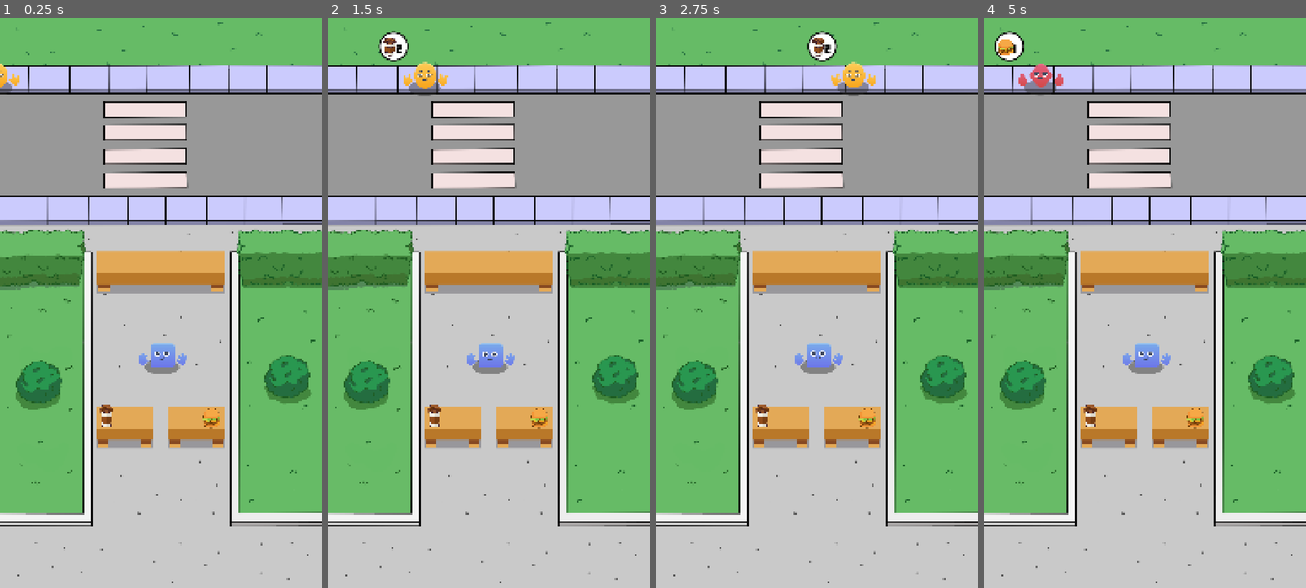
Above: before the commit, frames 1-4 (left to right).
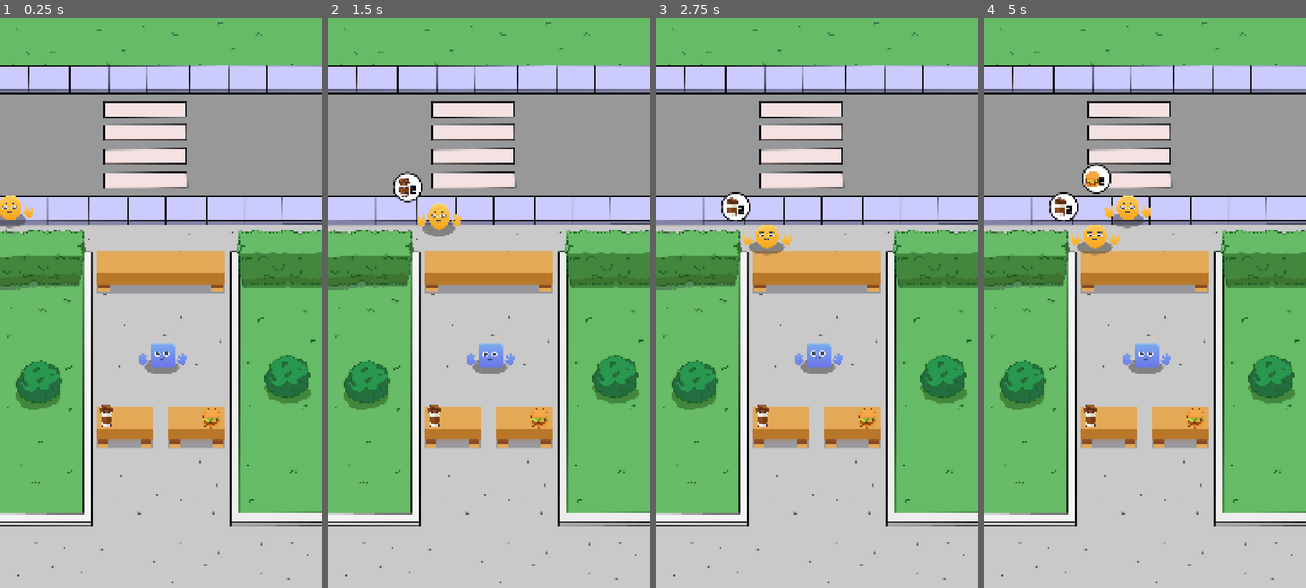
Above: after the commit, the same moments.

Repository: YaghoJP/tyconn-game
Game: Godot game, scene res://scenes/world.tscn
The game is run twice, just before and just after one commit, with the same random seed, the same clock (stepped at 60 frames per second) and the same inputs.
Inputs:
- Up to frame 1 (0.25 s): no input
- Up to frame 2 (1.5 s): no input
- Up to frame 3 (2.75 s): no input
- Up to frame 4 (5 s): no input

The runs differ from the first frame. In frame 1, 0.6% of the frame differs, in the area x 0-11%, y 8-37%; in frame 2, 1.7%; in frame 3, 1.7%; in frame 4, 2.5%, in the area x 3-52%, y 2-42%.

Commit message:
Move customer to counter

Diff:
--- a/costumer/customer.gd
+++ b/costumer/customer.gd
@@ -31,6 +31,7 @@
 	_tween.tween_property(self, "position", counterPosition, 1.0)
 	_tween.tween_interval(0.5)
 
+	_tween.finished.connect(func (): _animation.play("idle"))
 
 func setSprites(_data: CustomerData) -> void:
 	_body.texture = _data.body
@@ -42,10 +43,7 @@
 	_itemBox.show()
 	_itemTexture.texture = requestItem.spriteItem
 	_itemLabel.text = str(requestQuantity)
-	pass
 
 func playMoveAnimation() -> void:
 
 	_animation.play("move")
-
-	pass
--- /dev/null
+++ b/managers/counter_manager.gd
@@ -0,0 +1,26 @@
+extends Node
+class_name CounterManager
+
+@export_category("Variables")
+@export var counterPosition: Array[Marker2D]
+
+var counter: Dictionary[int, Customer] = {
+	0:null,
+	1:null,
+	2:null,
+	3:null,
+}
+
+func getFreePosition() -> int:
+	for key in counter:
+		if counter[key] == null:
+			return key
+	return -1
+
+func assignCustomer(customer: Customer) -> void:
+	var position: int = getFreePosition()
+	if position == -1:
+		return
+	counter[position] = customer
+	var freeCounterPos:Vector2 = counterPosition[position].position
+	customer.counterPosition = freeCounterPos
--- a/managers/customer_manager.gd
+++ b/managers/customer_manager.gd
@@ -5,6 +5,7 @@
 @export var _customersSpawnPos: Array[Marker2D]
 @export var _customersSprites: Array[CustomerData]
 @export var _customerScene: PackedScene
+@export var _counterManager: CounterManager
 
 func _ready() -> void:
 	spawnCustomer()
@@ -20,14 +21,19 @@
 	var _randomItem: Item = GameManager.getRandomItem()
 	_customer.initCustomer(_randomItem, _randomQuantity)
 
-	var _randomStartPosition: Marker2D = _customersSpawnPos.pick_random()
-	_customer.position = _randomStartPosition.position
+	if _counterManager.getFreePosition() != -1:
+		_customer.position = _customersSpawnPos[1].position
+		_counterManager.assignCustomer(_customer)
+		_customer.moveToCounter()
+	else:
+		var _randomStartPosition: Marker2D = _customersSpawnPos.pick_random()
+		_customer.position = _randomStartPosition.position
 
-	_customer.playMoveAnimation()
+		_customer.playMoveAnimation()
 
-	var _tween: Tween = create_tween()
-	_tween.tween_property(_customer, "position", _customer.position + Vector2.RIGHT * 1350, 5.0)
-	_tween.finished.connect(func (): _customer.queue_free())
+		var _tween: Tween = create_tween()
+		_tween.tween_property(_customer, "position", _customer.position + Vector2.RIGHT * 1350, 5.0)
+		_tween.finished.connect(func (): _customer.queue_free())
 
 func _on_spawn_timer_timeout() -> void:
 	spawnCustomer()
--- a/scenes/world.tscn
+++ b/scenes/world.tscn
@@ -14,6 +14,7 @@
 [ext_resource type="Resource" uid="uid://c0tehcacfhdqy" path="res://data/customer_red.tres" id="12_7t5mc"]
 [ext_resource type="Resource" uid="uid://cg8s5c16d4cr5" path="res://data/customer_yellow.tres" id="13_lakw3"]
 [ext_resource type="PackedScene" uid="uid://caotjj77v8uhc" path="res://costumer/customer.tscn" id="14_o8fc1"]
+[ext_resource type="Script" uid="uid://knq1rvjht3mt" path="res://managers/counter_manager.gd" id="15_xo05s"]
 
 [node name="World" type="Node2D"]
 
@@ -49,11 +50,12 @@
 [node name="Cashier" parent="." instance=ExtResource("6_i7141")]
 position = Vector2(542, 1141)
 
-[node name="CustomerManager" type="Node" parent="." node_paths=PackedStringArray("_customersSpawnPos")]
+[node name="CustomerManager" type="Node" parent="." node_paths=PackedStringArray("_customersSpawnPos", "_counterManager")]
 script = ExtResource("7_4mrxx")
 _customersSpawnPos = [NodePath("TopSpawnPosition"), NodePath("BottomSpawnPosition")]
 _customersSprites = Array[ExtResource("8_jhx03")]([ExtResource("9_o8fc1"), ExtResource("10_xo05s"), ExtResource("11_dss4m"), ExtResource("12_7t5mc"), ExtResource("13_lakw3")])
 _customerScene = ExtResource("14_o8fc1")
+_counterManager = NodePath("../CounterManager")
 
 [node name="SpawnTimer" type="Timer" parent="CustomerManager"]
 wait_time = 4.0
@@ -65,6 +67,20 @@
 [node name="BottomSpawnPosition" type="Marker2D" parent="CustomerManager"]
 position = Vector2(-82, 645)
 
-[node name="CounterManager" type="Node" parent="."]
+[node name="CounterManager" type="Node" parent="." node_paths=PackedStringArray("counterPosition")]
+script = ExtResource("15_xo05s")
+counterPosition = [NodePath("Pos_0"), NodePath("Pos_1"), NodePath("Pos_2"), NodePath("Pos_3")]
+
+[node name="Pos_0" type="Marker2D" parent="CounterManager"]
+position = Vector2(370, 740)
+
+[node name="Pos_1" type="Marker2D" parent="CounterManager"]
+position = Vector2(480, 740)
+
+[node name="Pos_2" type="Marker2D" parent="CounterManager"]
+position = Vector2(590, 740)
+
+[node name="Pos_3" type="Marker2D" parent="CounterManager"]
+position = Vector2(700, 740)
 
 [connection signal="timeout" from="CustomerManager/SpawnTimer" to="CustomerManager" method="_on_spawn_timer_timeout"]
Not shown, added: managers/counter_manager.gd.uid
Not shown: 1 places in scenes/world.tscn that only renumber resources
